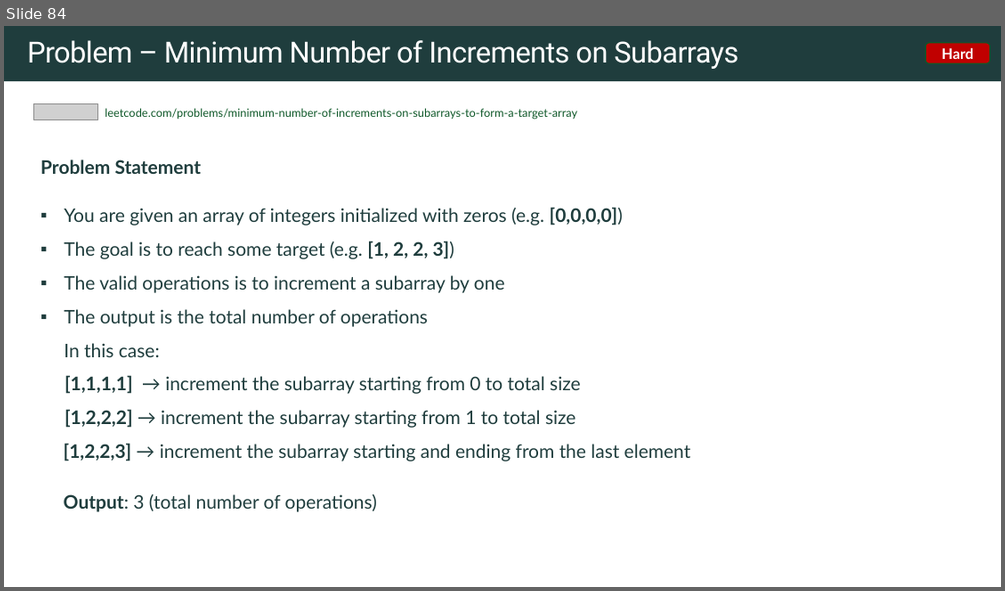
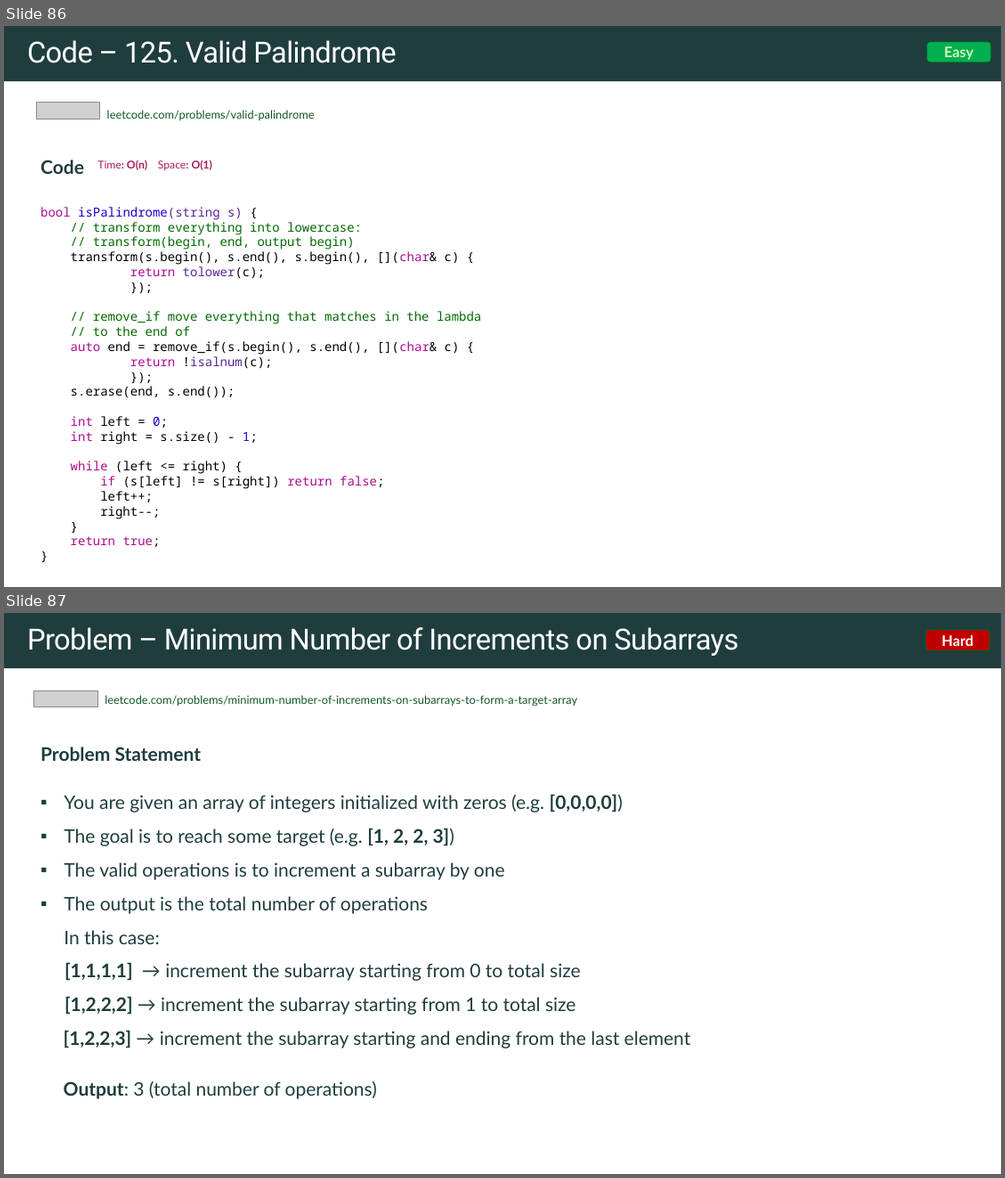
Before and after one commit to rfdavid/coding-interview-handbook-cpp, a slide deck: Algorithm and problem Solving Cheatsheet.pptm. Shown one above the other, each under a label of ours: slide 84 before the commit, slides 86 and 87 after it. The pictures are 1005x591 and 1005x1178 pixels, drawn with LibreOffice and Linux fonts; fonts in the diff are those of the drawing; grey boxes stand for pictures. Boxes give left, top, right and bottom in pixels: in the first picture for what was removed or moved away, otherwise in the second. Text is boxed around its words. In the diff, an @@ line names an element or a change of style, - is before the commit and + after.

Commit message:
added more problems

```diff
--- a/Algorithm and problem Solving Cheatsheet.pptm
+++ b/Algorithm and problem Solving Cheatsheet.pptm
@@ slide 86 added at (4,26,1001,587), background #FFFFFF; not listed: 1 template element that a slide beside it also shows @@
@@ title added at (27,40,396,63), 28 pt, text #FFFFFF @@
+Code – 125. Valid Palindrome
@@ rounded rectangle added at (927,42,991,62), fill #00B050, outline #0F5829 1 pt, 14 pt, text #D5F7BE, bold @@
+Easy
@@ picture added at (36,103,100,119) @@
@@ text added at (107,110,315,120), 11 pt, text #0F5829 @@
+leetcode.com/problems/valid-palindrome
@@ text added at (40,160,213,174), 18 pt, text #A71D5D, bold @@
+Code Time: O(n) Space: O(1)
@@ text added at (40,207,481,547), 12 pt, text #000000 @@
+bool isPalindrome(string s) {
+// transform everything into lowercase:
+// transform(begin, end, output begin)
+transform(s.begin(), s.end(), s.begin(), [](char& c) {
+return tolower(c);
+});
+// remove_if move everything that matches in the lambda
+// to the end of
+auto end = remove_if(s.begin(), s.end(), [](char& c) {
+return !isalnum(c);
+});
+s.erase(end, s.end());
+int left = 0;
+int right = s.size() - 1;
+while (left <= right) {
+if (s[left] != s[right]) return false;
+left++;
+right--;
+}
+return true;
+}
@@ what was slide 84 is now slide 87 @@
```
Also in this commit, not shown: 2 slides changed, 2 other slides added, 14 other files.
